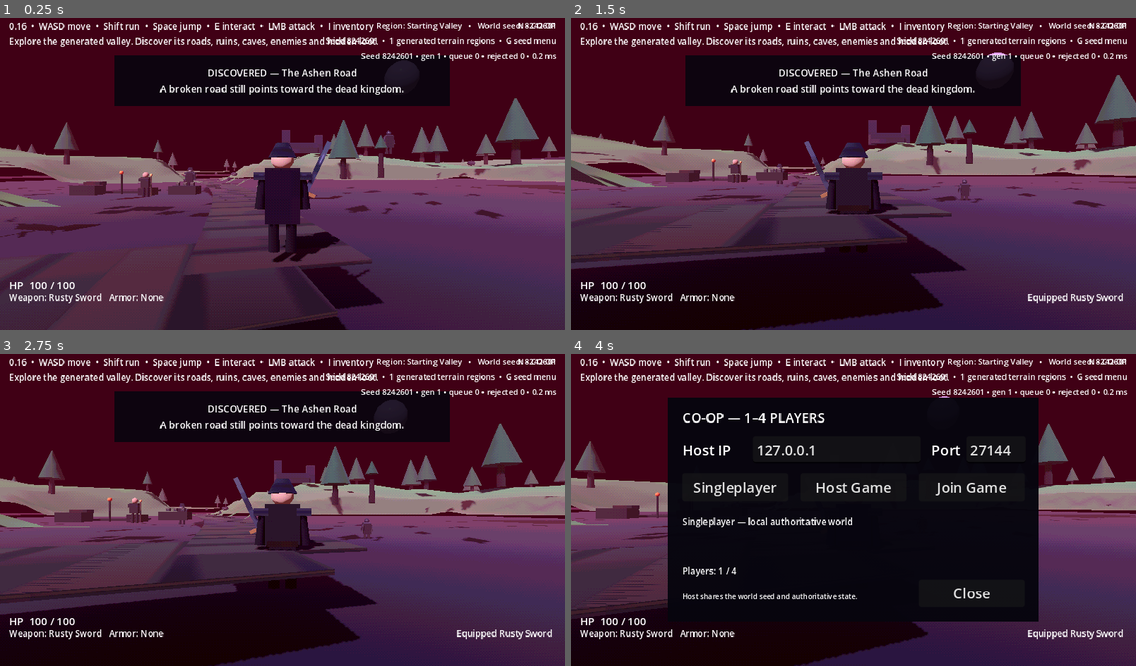
Above: before the commit, frames 1-4 (two rows, left to right).
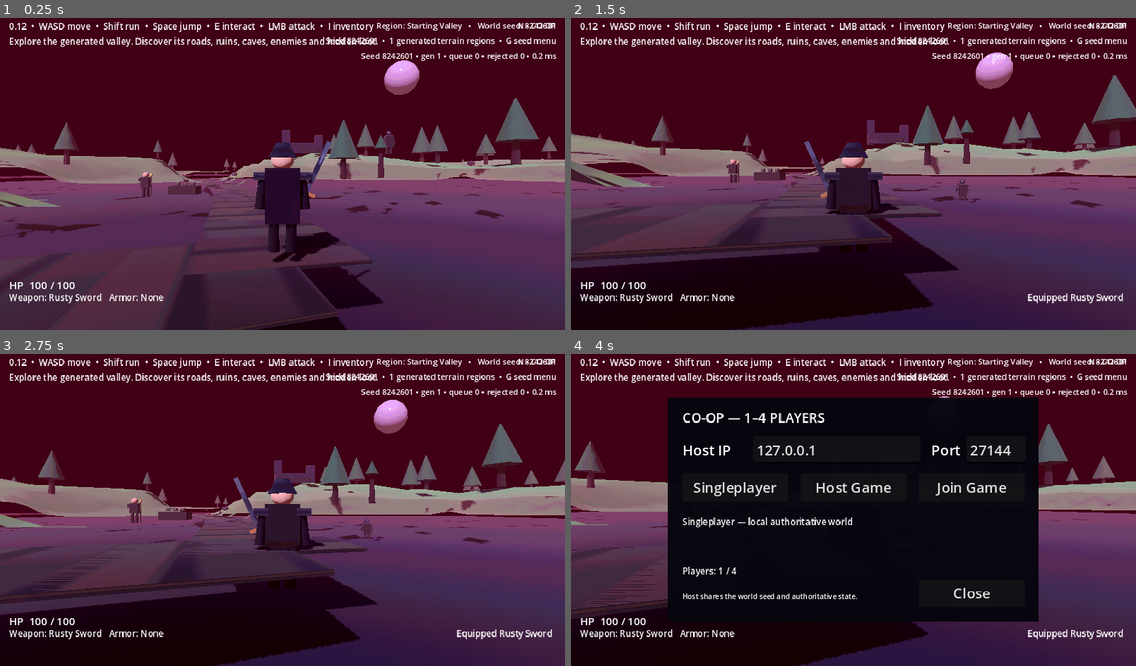
Above: after the commit, the same moments.

Repository: jasonjllind-cpu/aispel
Game: Godot game, scene res://main.tscn
The game is run twice, just before and just after one commit, with the same random seed, the same clock (stepped at 60 frames per second) and the same inputs.
Inputs (mouse positions are in pixels of both pictures, inside the frame that each line leads up to):
- Up to frame 1 (0.25 s): no input
- Up to frame 2 (1.5 s): tap Enter at 0.5 s; move the mouse to (881, 170) at 0.52 s; press the mouse at (881, 170) at 0.53 s; hold W (move_forward) from 0.53 s (still down); tap Space (jump) at 0.77 s; move the mouse to (825, 174) at 1.27 s; release the mouse at (825, 174) at 1.28 s; tap R (equip_next) at 1.35 s
- Up to frame 3 (2.75 s): keep holding W (move_forward); tap Space (jump) at 1.52, 2 s; move the mouse to (293, 500) at 2.02 s; hold E (interact) from 2.03 s (still down)
- Up to frame 4 (4 s): keep holding W (move_forward); move the mouse to (847, 513) at 2.77 s; release E (interact) at 2.78 s; tap Shift (sprint) at 2.85 s; tap Space (jump) at 3.02, 3.77 s; move the mouse to (893, 510) at 3.52 s; tap N at 3.6 s

The runs differ from the first frame. In frame 1, 10% of the frame differs, in the area x 3-100%, y 1-63%; in frame 2, 13%, in the area x 0-100%, y 1-100%; in frame 3, 11%; in frame 4, 0.6%.

Commit message:
Disable fixed exploration overlay in generated worlds

Diff:
--- a/scripts/exploration_runtime.gd
+++ b/scripts/exploration_runtime.gd
@@ -1,10 +1,10 @@
 extends "res://scripts/exploration_system.gd"
 
-# Compatibility wrapper for the original authored exploration prototype.
-# Its crypt/camp/grove helpers build presentation meshes eagerly. Headless and
-# dedicated-server runtimes use the deterministic ProceduralExplorationSystem
-# for authoritative exploration state and therefore skip this legacy client layer.
+# The authored prototype exploration layer used fixed world coordinates and
+# therefore overlaid the same camp, shrine, crypt, grove, enemies and discovery
+# zones on every generated seed. The procedural exploration runtime now owns all
+# client presentation and authoritative generated content.
+const LEGACY_PRESENTATION_ENABLED: bool = false
+
 func _ready() -> void:
-	if DisplayServer.get_name() == "headless":
-		return
-	super._ready()
+	set_process(false)
